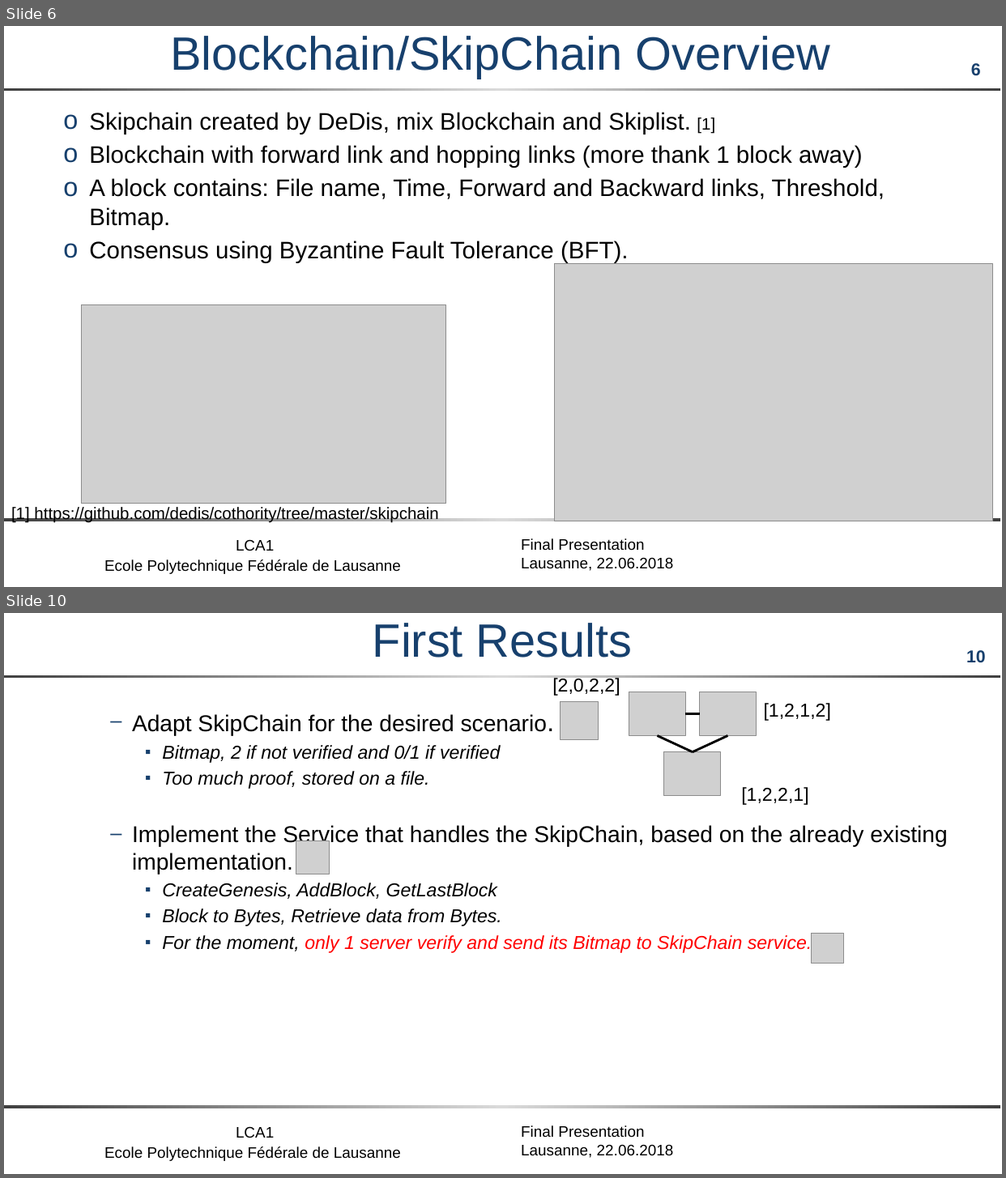
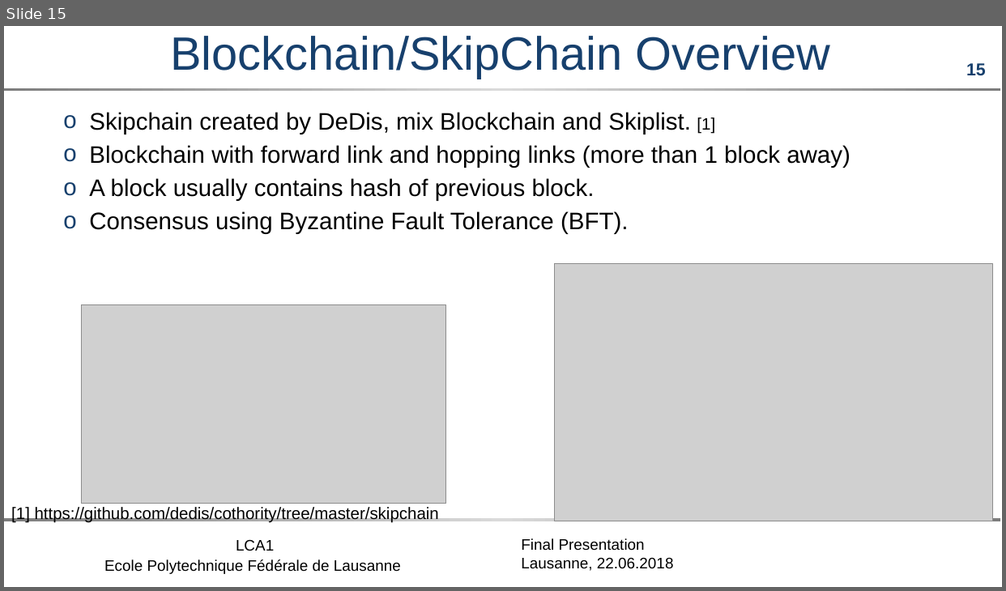
Before and after one commit to maxpr/MasterProjectDocuments, a slide deck: OPT/doc/FinalPresentation.pptx. Shown one above the other, each under a label of ours: slides 6 and 10 before the commit, slide 15 after it; the slides between them are not shown. The pictures are 1006x1178 and 1006x591 pixels, drawn with LibreOffice and Linux fonts; fonts in the diff are those of the drawing; grey boxes stand for pictures; background and template pictures are left out. Boxes give left, top, right and bottom in pixels: in the first picture for what was removed or moved away, otherwise in the second. Text is boxed around its words. In the diff, an @@ line names an element or a change of style, - is before the commit and + after.

```diff
--- a/OPT/doc/FinalPresentation.pptx
+++ b/OPT/doc/FinalPresentation.pptx
@@ slide 10 removed at (4, 613, 1002, 1174), background #FFFFFF; not listed: 5 template elements that a slide beside it also shows @@
@@ title removed at (373, 623, 633, 658) @@
-First Results
@@ text removed at (552, 676, 620, 696) @@
-[2,0,2,2]
@@ picture removed at (560, 701, 599, 739) @@
@@ text removed at (764, 703, 831, 721) @@
-[1,2,1,2]
@@ text removed at (132, 714, 948, 953) @@
-  – Adapt SkipChain for the desired scenario.
-    ▪ Bitmap, 2 if not verified and 0/1 if verified
-    ▪ Too much proof, stored on a file.
-  – Implement the Service that handles the SkipChain, based on the already existing implementation.
-    ▪ CreateGenesis, AddBlock, GetLastBlock
-    ▪ Block to Bytes, Retrieve data from Bytes.
-    ▪ For the moment, only 1 server verify and send its Bitmap to SkipChain service.
@@ group removed at (629, 692, 812, 817): 3 pictures, 3 lines, 1 rectangle @@
@@ text removed at (741, 787, 808, 805) @@
-[1,2,2,1]
@@ picture removed at (296, 841, 329, 875) @@
@@ picture removed at (811, 934, 843, 964) @@
@@ what was slide 6 is now slide 15 @@
@@ slide 15 changed as well @@
@@ page number at (966, 63, 986, 76): text changed @@
-6
+15
@@ rectangle at (4, 88, 1001, 91): fill gradient #818181 to #DADADA to gradient #7D7D7D to #DADADA @@
@@ text at (89, 112, 715, 234): less space between paragraphs @@
@@ text at (89, 145, 850, 201): text changed @@
-o Blockchain with forward link and hopping links (more thank 1 block away)
-o A block contains: File name, Time, Forward and Backward links, Threshold, Bitmap.
+o Blockchain with forward link and hopping links (more than 1 block away)
+o A block usually contains hash of previous block.
@@ rectangle at (4, 518, 1001, 522): fill gradient #818181 to #DADADA to gradient #7D7D7D to #DADADA @@
```
Also in this commit, not shown: 5 other slides changed, 30 slides added, 5 other slides removed, 8 other files.
